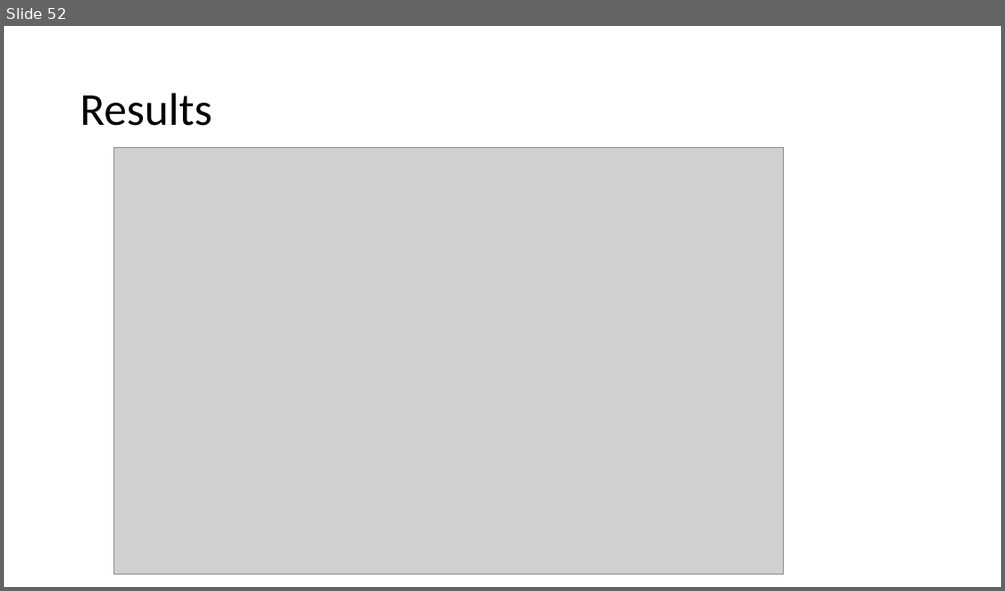
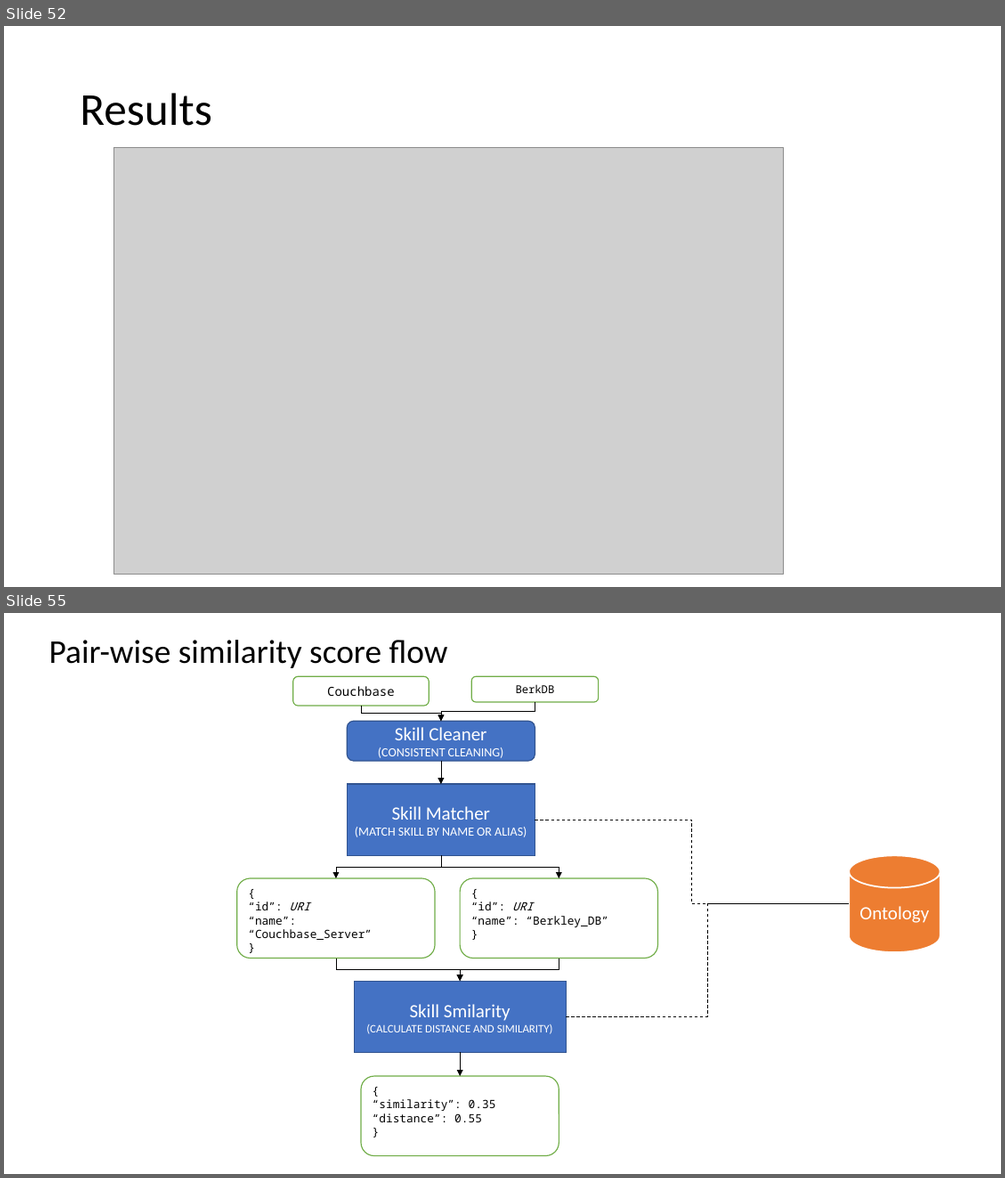
Before and after one commit to yeshbash/CS297, a slide deck: CS297-2.pptx. Shown one above the other, each under a label of ours: slide 52 before the commit, slides 52 and 55 after it; the slides between them are not shown. The pictures are 1005x591 and 1005x1178 pixels, drawn with LibreOffice and Linux fonts; fonts in the diff are those of the drawing; grey boxes stand for pictures. Boxes give left, top, right and bottom in pixels: in the first picture for what was removed or moved away, otherwise in the second. Text is boxed around its words. In the diff, an @@ line names an element or a change of style, - is before the commit and + after.

Commit message:
Restructuring Similarity and Pairwise Plotting

```diff
--- a/CS297-2.pptx
+++ b/CS297-2.pptx
@@ slide 55 added at bbox=[4, 613, 1001, 1174], background #FFFFFF @@
@@ title added at bbox=[49, 640, 448, 668], 32 pt, text #000000 @@
+Pair-wise similarity score flow
@@ group added at bbox=[237, 676, 940, 1156]: 6 rounded rectangles, 6 elbow arrows, 2 rectangles, 2 elbow lines, 2 arrows, 1 cylinder @@
+Skill Matcher
+(MATCH SKILL BY NAME OR ALIAS)
+Ontology
+{
+“id”: URI
+“name”: “Couchbase_Server”
+}
+{
+“id”: URI
+“name”: “Berkley_DB”
+}
+Skill Smilarity
+(CALCULATE DISTANCE AND SIMILARITY)
+{
+“similarity”: 0.35
+“distance”: 0.55
+}
+Couchbase
+BerkDB
+Skill Cleaner
+(CONSISTENT CLEANING)
```
Also in this commit, not shown: 7 other slides added, 8 other files.
